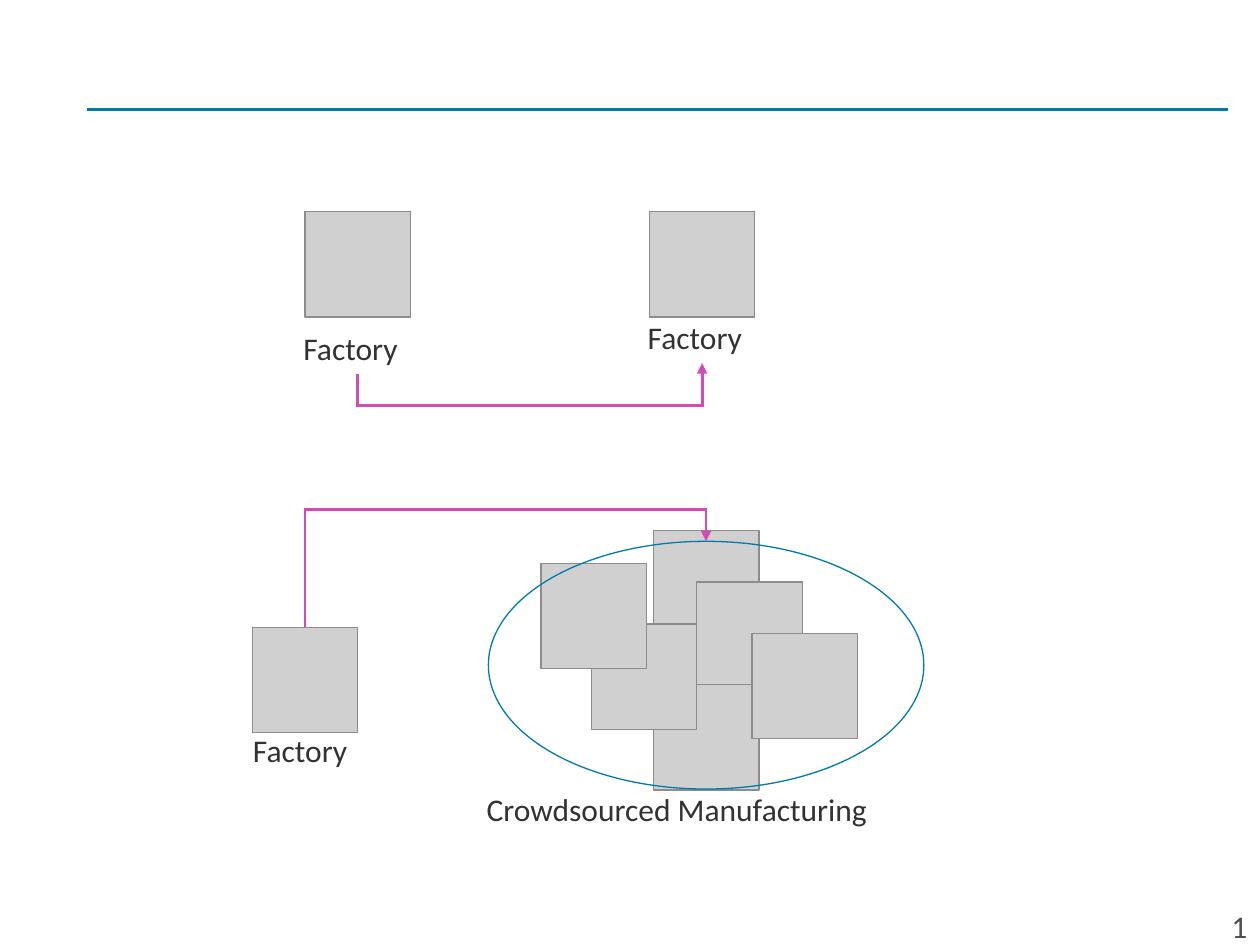
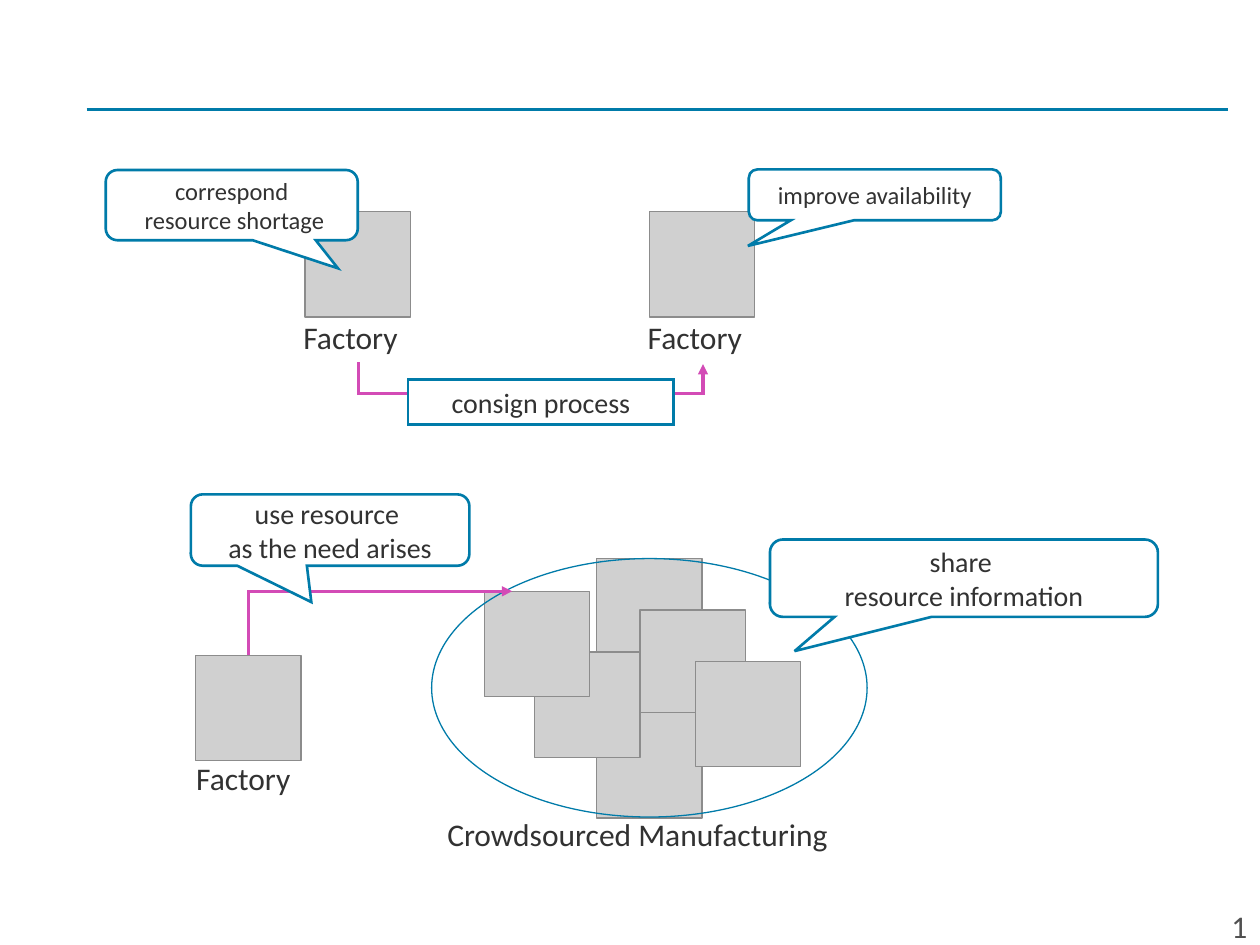
Before and after one commit to Yoshiaki-Harada/Resarch, a slide deck: slide 1 of Paper/master-thesis/src/img/修論用の図.pptx. Drawn at 1260x945 pixels with LibreOffice and Linux fonts; fonts in the diff are those of the drawing; grey boxes stand for pictures. Boxes give left, top, right and bottom in pixels: in the first picture for what was removed or moved away, otherwise in the second. Text is boxed around its words. In the diff, an @@ line names an element or a change of style, - is before the commit and + after.

```diff
--- a/Paper/master-thesis/src/img/修論用の図.pptx
+++ b/Paper/master-thesis/src/img/修論用の図.pptx
@@ rounded speech box added at [106, 170, 358, 241], fill #FFFFFF, outline #007BA9 1.5 pt, 14 pt, text #323232 @@
+correspond
+resource shortage
@@ rounded speech box added at [748, 169, 1000, 219], fill #FFFFFF, outline #007BA9 1.5 pt, 14 pt, text #323232 @@
+improve availability
@@ text "Factory": place and size @@
-text "Factory" at [303, 339, 397, 365]
+text "Factory" at [303, 328, 397, 354]
@@ elbow arrow moved from (358, 374) - (702, 363) to (359, 363) - (703, 364) @@
@@ rectangle added at [408, 379, 674, 425], fill #FFFFFF, outline #007BA9 1.5 pt, 16 pt, text #323232 @@
+consign process
@@ rounded speech box added at [190, 494, 469, 566], fill #FFFFFF, outline #007BA9 1.5 pt, 16 pt, text #323232 @@
+use resource
+as the need arises
@@ rounded speech box added at [770, 539, 1158, 616], fill #FFFFFF, outline #007BA9 1.5 pt, 16 pt, text #323232 @@
+share
+resource information
@@ ellipse: place and size @@
-ellipse at [489, 542, 925, 790]
+ellipse at [432, 558, 868, 816]
@@ elbow arrow moved from (305, 627) - (706, 542) to (248, 655) - (513, 591) @@
@@ 7 pictures, 1 text: place and size @@
-7 pictures, 1 text at [252, 530, 858, 790]
+7 pictures, 1 text at [195, 558, 801, 818]
@@ text "Crowdsourced Manufacturing": place and size @@
-text "Crowdsourced Manufacturing" at [487, 799, 867, 827]
+text "Crowdsourced Manufacturing" at [447, 824, 827, 852]
```
Also in this commit, not shown: 1 other slide changed, 28 other files.
